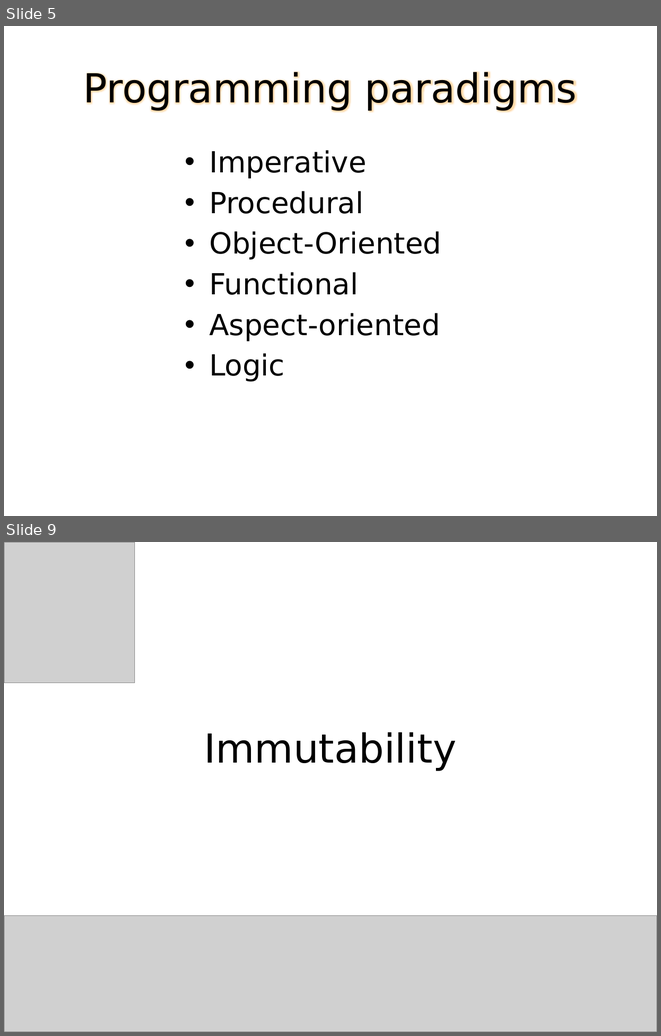
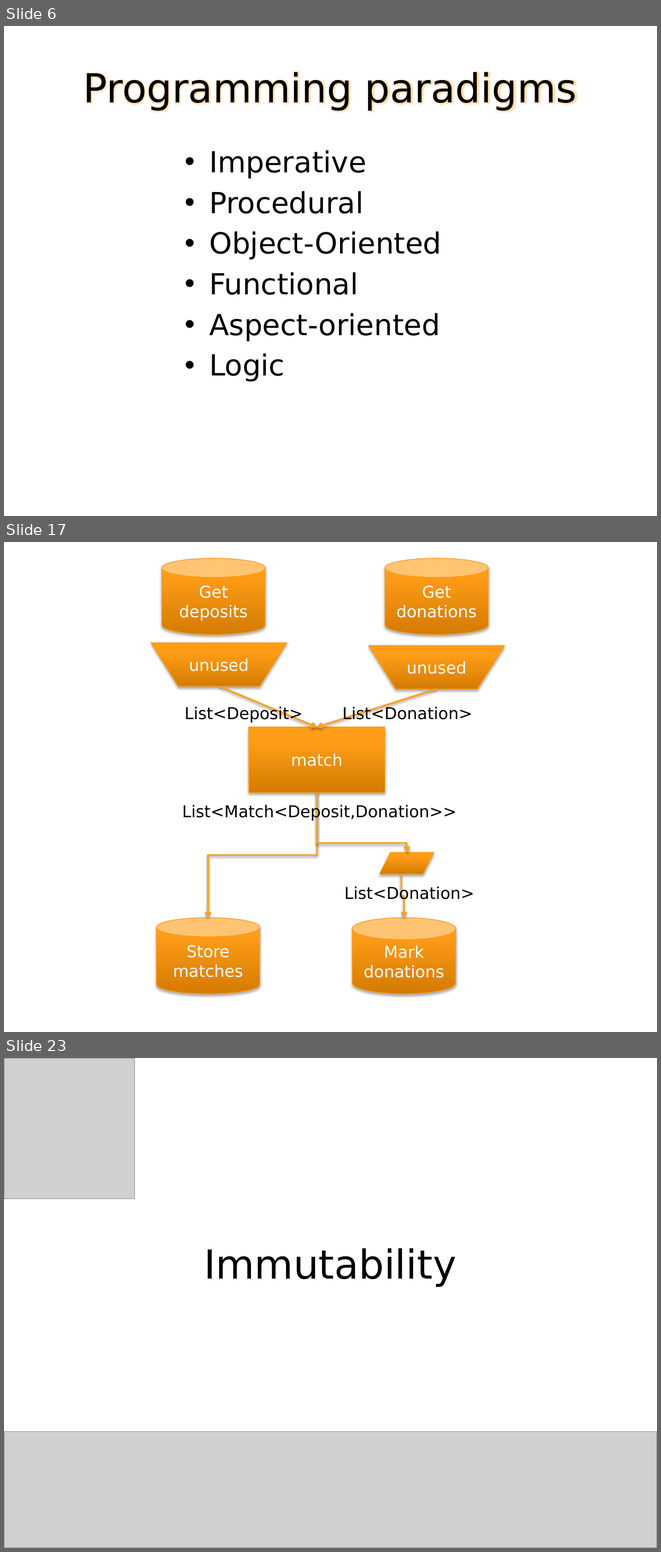
Before and after one commit to jessitron/fp4ood, a slide deck: FunctionalEye.pptx. Shown one above the other, each under a label of ours: slides 5 and 9 before the commit, slides 6, 17 and 23 after it; the slides between them are not shown. The pictures are 661x1036 and 661x1552 pixels, drawn with LibreOffice and Linux fonts; fonts in the diff are those of the drawing; grey boxes stand for pictures. Boxes give left, top, right and bottom in pixels: in the first picture for what was removed or moved away, otherwise in the second. Text is boxed around its words. In the diff, an @@ line names an element or a change of style, - is before the commit and + after.

```diff
--- a/FunctionalEye.pptx
+++ b/FunctionalEye.pptx
@@ slide 17 added at (4,542,657,1032), background #FFFFFF @@
@@ cylinder added at (162,558,265,635), fill gradient #D57B02 to #FF9C18 to #FF9D19, outline #FD9D1D 0.75 pt, 18 pt, text #FFFFFF @@
+Get deposits
@@ cylinder added at (385,558,488,635), fill gradient #D57B02 to #FF9C18 to #FF9D19, outline #FD9D1D 0.75 pt, 18 pt, text #FFFFFF @@
+Get donations
@@ flow chart manual operation added at (151,643,286,686), fill gradient #D57B02 to #FF9C18 to #FF9D19, outline #FD9D1D 0.75 pt, 18 pt, text #FFFFFF @@
+unused
@@ flow chart manual operation added at (368,645,504,689), fill gradient #D57B02 to #FF9C18 to #FF9D19, outline #FD9D1D 0.75 pt, 18 pt, text #FFFFFF @@
+unused
@@ arrow added from (219, 686) to (317, 727), #FDA023 2 pt @@
@@ arrow added from (436, 689) to (317, 727), #FDA023 2 pt @@
@@ rectangle added at (249,727,385,792), fill gradient #D57B02 to #FF9C18 to #FF9D19, outline #FD9D1D 0.75 pt, 18 pt, text #FFFFFF @@
+match
@@ elbow arrow added from (317, 792) to (208, 917), #FDA023 2 pt @@
@@ elbow arrow added from (317, 792) to (407, 852), #FDA023 2 pt @@
@@ flow chart input output added at (379,852,434,874), fill gradient #D57B02 to #FF9C18 to #FF9D19, outline #FD9D1D 0.75 pt @@
@@ elbow arrow added from (401, 874) to (404, 917), #FDA023 2 pt @@
@@ group added at (182,706,474,902): 4 texts @@
+List<Deposit>
+List<Donation>
+List<Match<Deposit,Donation>>
+List<Donation>
@@ cylinder added at (156,917,259,994), fill gradient #D57B02 to #FF9C18 to #FF9D19, outline #FD9D1D 0.75 pt, 18 pt, text #FFFFFF @@
+Store matches
@@ cylinder added at (352,917,455,994), fill gradient #D57B02 to #FF9C18 to #FF9D19, outline #FD9D1D 0.75 pt, 18 pt, text #FFFFFF @@
+Mark donations
@@ what was slide 5 is now slide 6 @@
@@ what was slide 9 is now slide 23 @@
```
Also in this commit, not shown: 40 slides changed, 36 other slides added, 4 slides removed, 43 other files.
